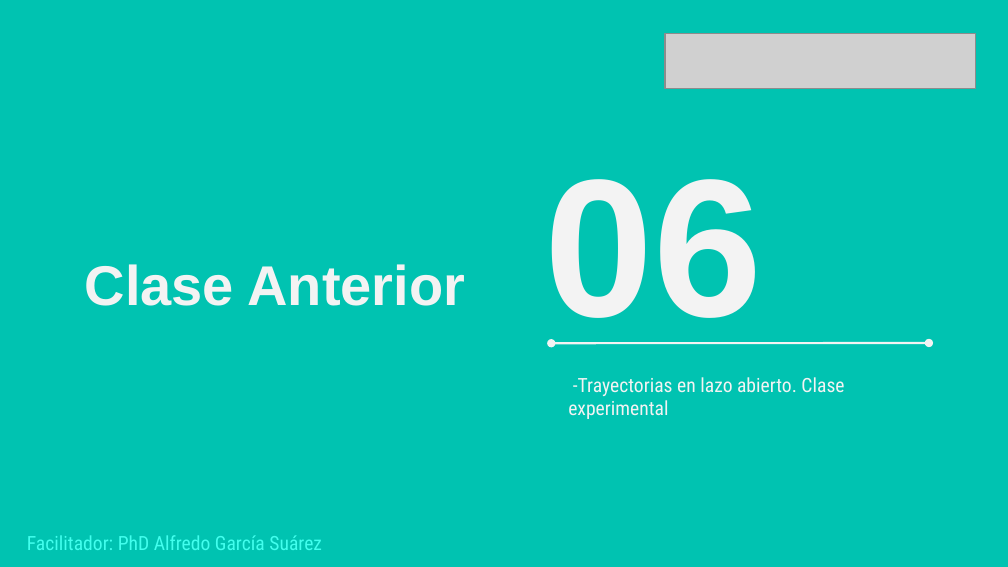
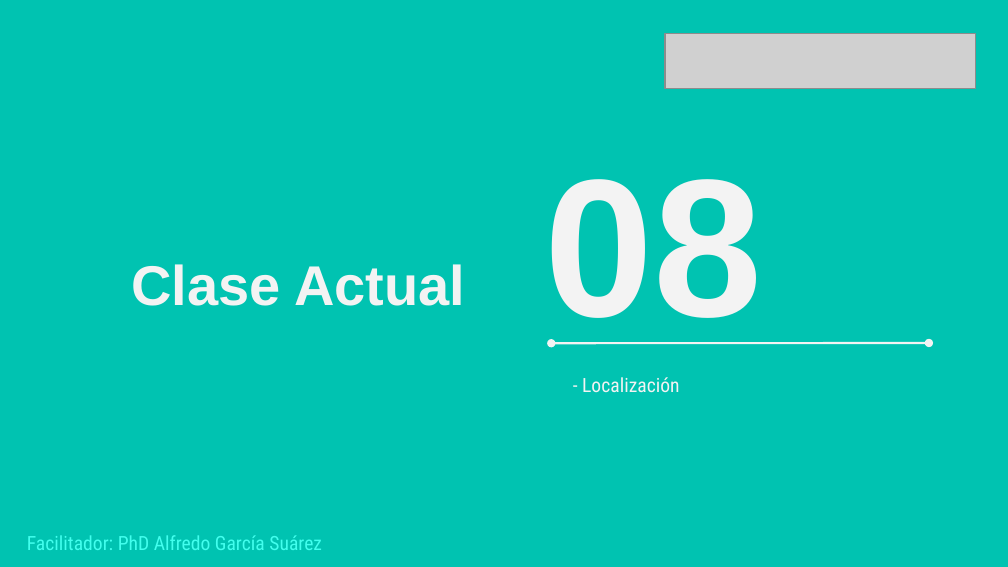
Before and after one commit to freddy-7/Implementacion-de-robotica-inteligente-2025, a slide deck: slide 7 of Implementación de Robótica Inteligente (sesion 8).pptx (slide 4 before the commit). Drawn at 1008x567 pixels with LibreOffice and Linux fonts; fonts in the diff are those of the drawing; grey boxes stand for pictures; background and template pictures are left out. Boxes give left, top, right and bottom in pixels: in the first picture for what was removed or moved away, otherwise in the second. Text is boxed around its words. In the diff, an @@ line names an element or a change of style, - is before the commit and + after.

```diff
--- a/Implementación de Robótica Inteligente (sesion 8).pptx
+++ b/Implementación de Robótica Inteligente (sesion 8).pptx
@@ title at [545,179,763,348]: text changed @@
-06
+08
@@ title at [131,264,465,306]: text changed @@
-Clase Anterior
+Clase Actual
@@ subtitle at [582,377,680,393]: text changed @@
--Trayectorias en lazo abierto. Clase experimental
+- Localización
```
Also in this commit, not shown: 5 other slides changed, 5 slides added.
